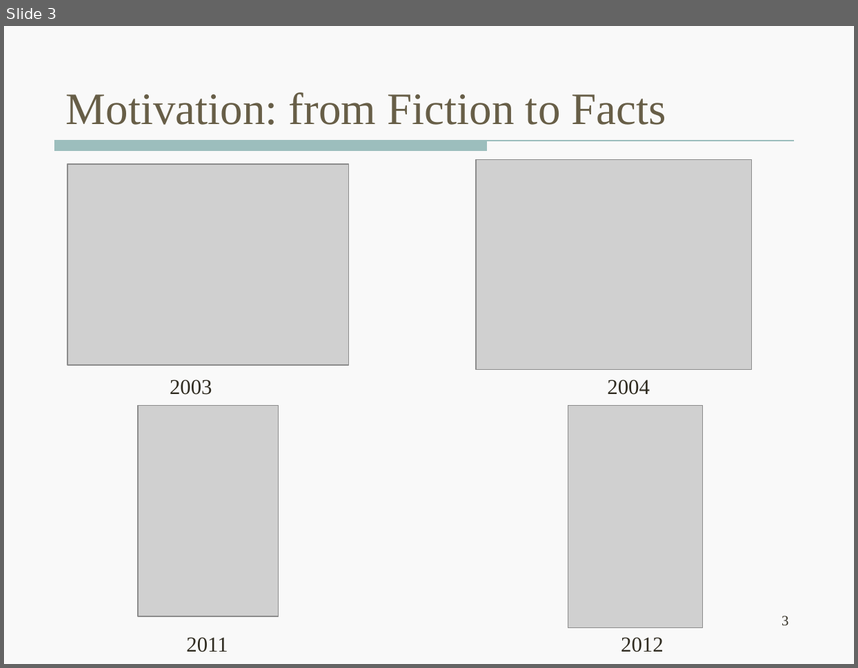
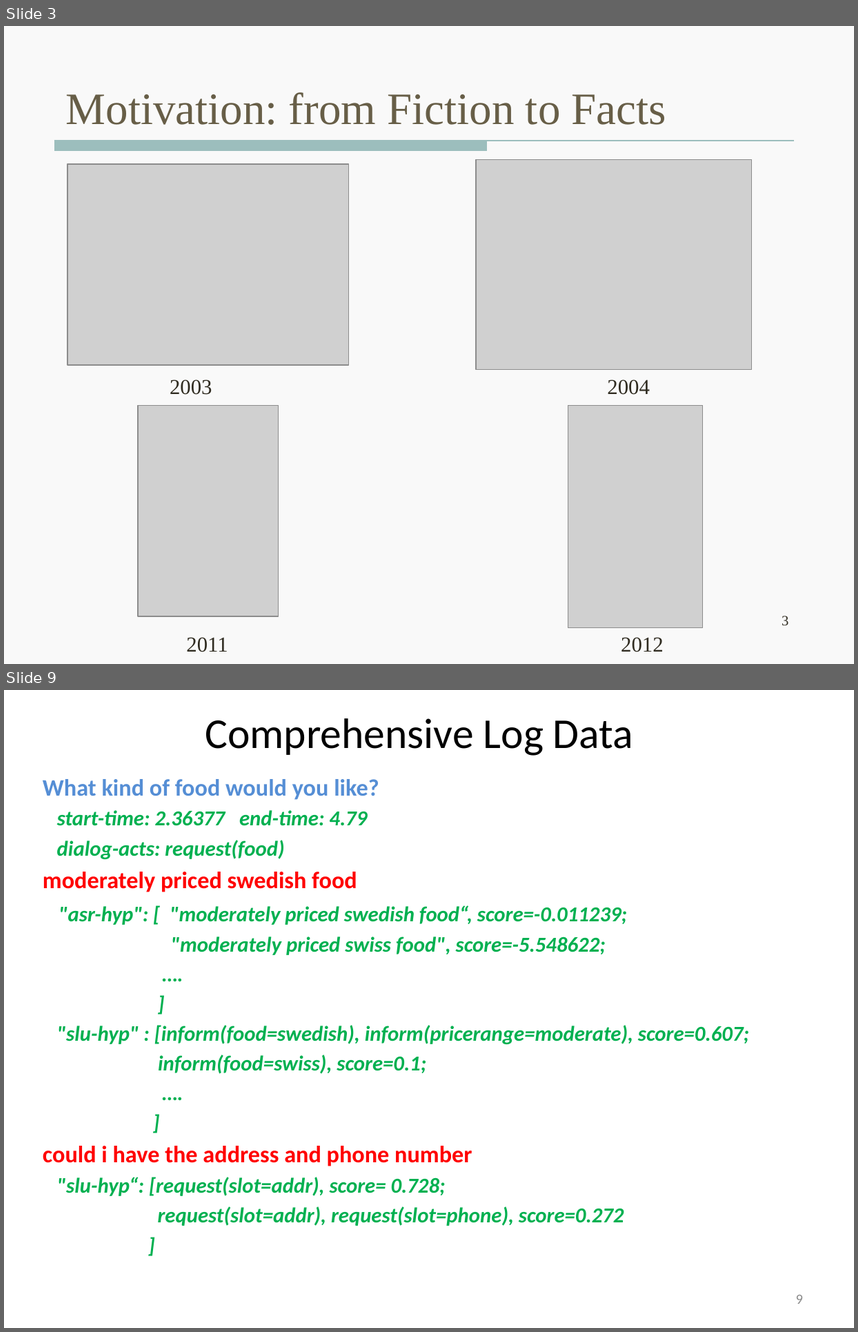
Before and after one commit to wencanluo/NLPFall2013, a slide deck: doc/12.06.2013 Meeting/DSTC2-12-16-2013.pptx. Shown one above the other, each under a label of ours: slide 3 before the commit, slides 3 and 9 after it; the slides between them are not shown. The pictures are 858x668 and 858x1332 pixels, drawn with LibreOffice and Linux fonts; fonts in the diff are those of the drawing; grey boxes stand for pictures. Boxes give left, top, right and bottom in pixels: in the first picture for what was removed or moved away, otherwise in the second. Text is boxed around its words. In the diff, an @@ line names an element or a change of style, - is before the commit and + after.

```diff
--- a/doc/12.06.2013 Meeting/DSTC2-12-16-2013.pptx
+++ b/doc/12.06.2013 Meeting/DSTC2-12-16-2013.pptx
@@ slide 9 added at (4, 690, 854, 1328), background #FFFFFF @@
@@ title added at (205, 718, 633, 756), 36 pt, text #000000 @@
+Comprehensive Log Data
@@ text added at (43, 779, 749, 1225), 18 pt, text #00B050, bold, italic @@
+What kind of food would you like?
+start-time: 2.36377 end-time: 4.79
+dialog-acts: request(food)
+moderately priced swedish food
+"asr-hyp": [ "moderately priced swedish food“, score=-0.011239;
+"moderately priced swiss food", score=-5.548622;
+….
+]
+"slu-hyp" : [inform(food=swedish), inform(pricerange=moderate), score=0.607;
+inform(food=swiss), score=0.1;
+….
+]
+could i have the address and phone number
+"slu-hyp“: [request(slot=addr), score= 0.728;
+request(slot=addr), request(slot=phone), score=0.272
+]
@@ page number added at (796, 1294, 803, 1303), 12 pt, text #8C8C8C @@
+9
```
Also in this commit, not shown: 12 slides changed, 10 other slides added, 4 slides removed, 8 other files.
